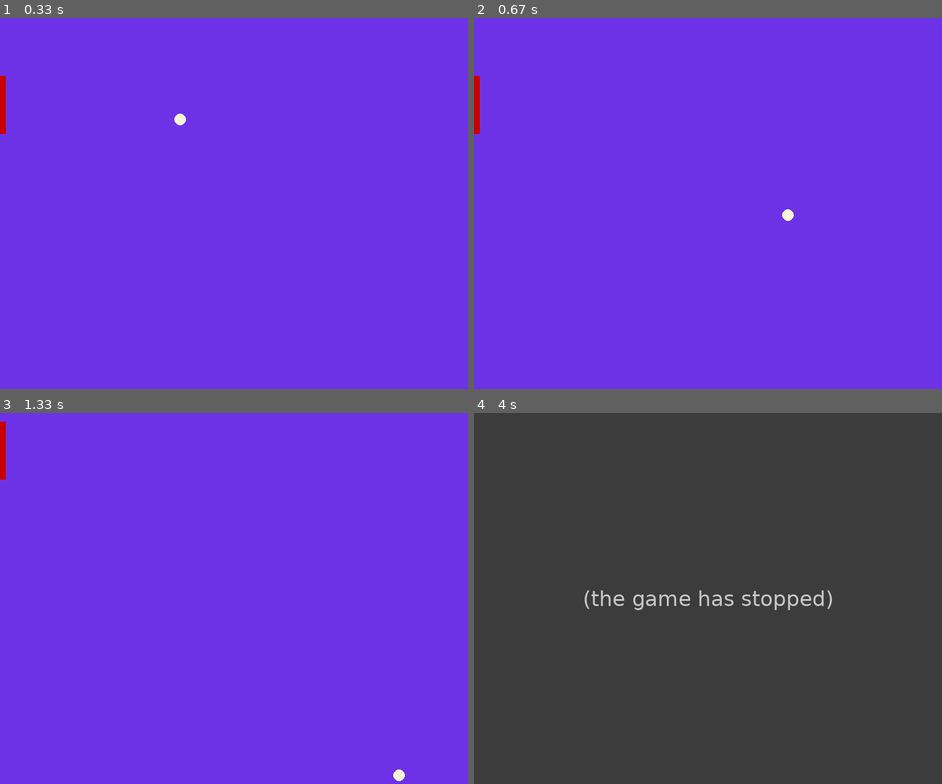
Above: before the commit, frames 1-4 (two rows, left to right).
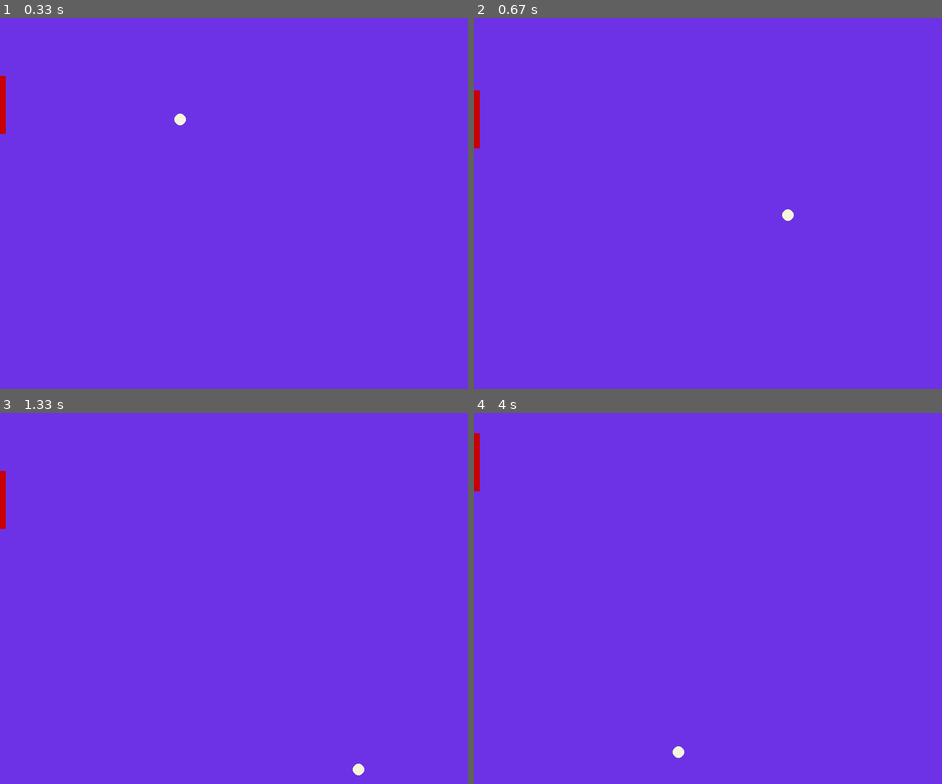
Above: after the commit, the same moments.

Repository: BackMountainDevil/pongPygame
Game: pygame game, started from pong.py
Two runs of this game, one before a commit and one after it. Both use one fixed random seed, a clock stepped at 60 frames per second and the inputs below.
Inputs:
- Up to frame 1 (0.33 s): no input
- Up to frame 2 (0.67 s): tap S at 0.33 s
- Up to frame 3 (1.33 s): hold Up 0.67-1.13 s; tap Space at 0.73, 1.03, 1.23 s; hold S from 1.17 s (still down)
- Up to frame 4 (4 s): release S at 1.47 s; hold Up 1.5-1.87 s; tap Space at 1.57, 1.97, 2.37, 2.7, 3.03, 3.43, 3.83 s; hold S 1.9-2.27 s; hold Up 2.3-2.6 s; hold S 2.63-2.93 s; hold Up 2.97-3.33 s; hold S 3.37-3.73 s; hold Up from 3.77 s (still down)

Frame 1 is identical in both runs. In frame 2, 0.1% of the frame differs, in the area x 0-2%, y 15-36%; in frame 3, 0.4%; in frame 4, 100%, in the area x 0-100%, y 0-100%.
Before the commit the program exited at 3.67 s; later frames show no game.

Commit message:
添加W、S控制上下移动

Diff:
--- a/pong.py
+++ b/pong.py
@@ -10,7 +10,7 @@
 @Desc    :  基于py3-pygame的乒乓球游戏
 '''
 import pygame
-from pygame.locals import K_DOWN, K_UP, K_SPACE
+from pygame.locals import K_DOWN, K_s, K_UP, K_w, K_SPACE
 import time
 
 MUSICPATH = "pong/pong.ogg"
@@ -59,9 +59,9 @@
                 return 0
             if event.type == pygame.KEYDOWN:  # 键盘上下按钮响应
                 pressed_keys = pygame.key.get_pressed()
-                if pressed_keys[K_UP]:
+                if pressed_keys[K_UP] or pressed_keys[K_w]:
                     isUppress = True  # 用标志来解决键盘一直按着的情况
-                elif pressed_keys[K_DOWN]:
+                elif pressed_keys[K_DOWN] or pressed_keys[K_s]:
                     isDownpress = True
                 elif pressed_keys[K_SPACE]:     # 空格键 暂停
                     ispause = not ispause
Not shown, changed: README.md
